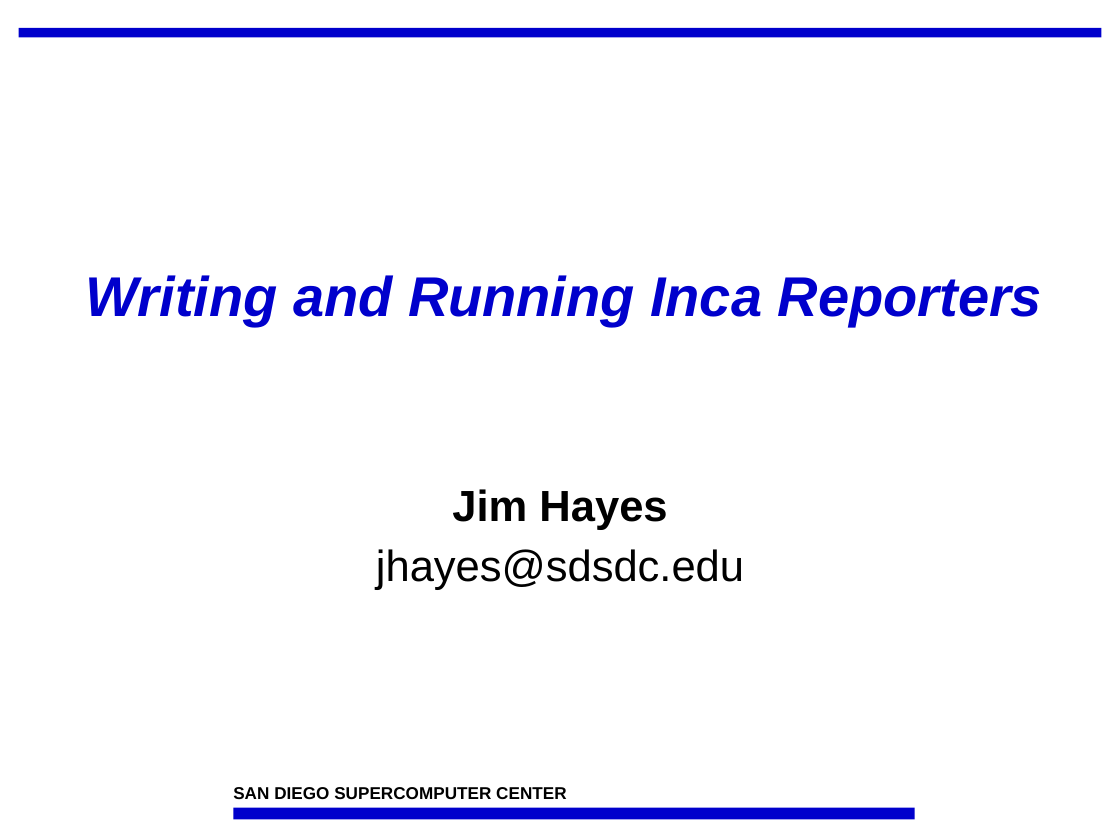
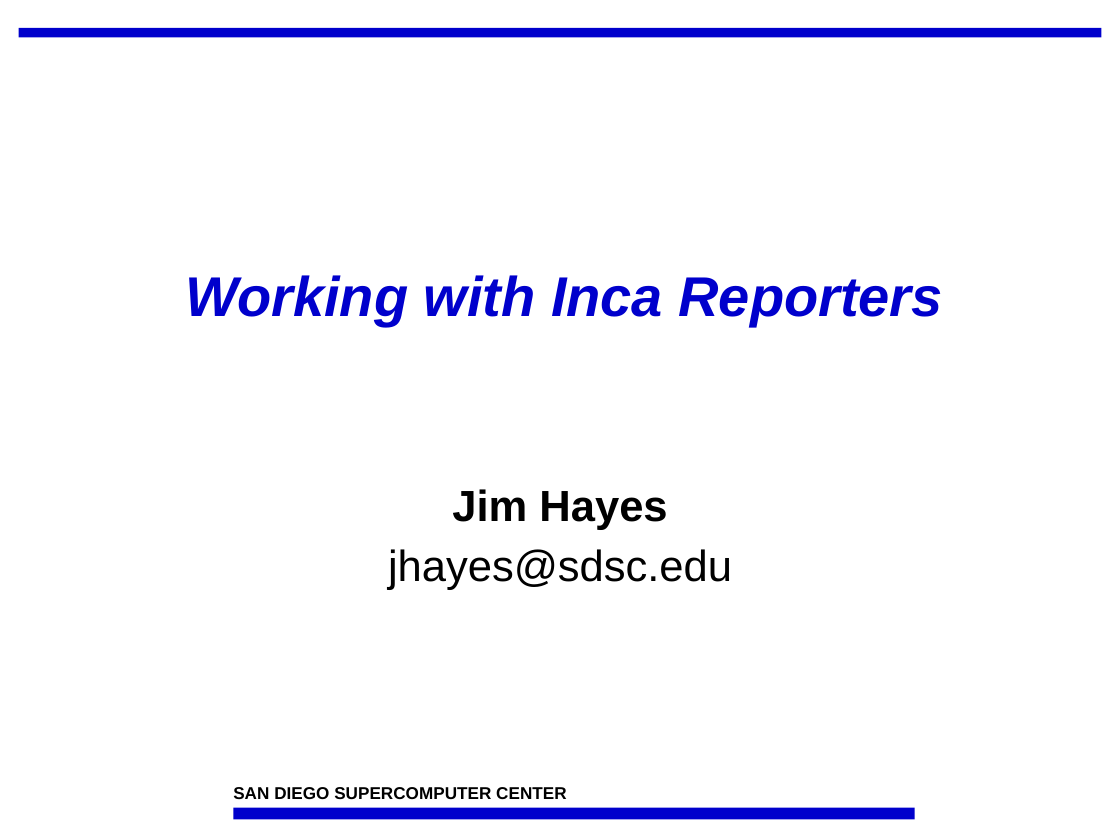
Before and after one commit to IncaProject/inca-xsede, a slide deck: slide 1 of talks/incaReporters.ppt. Drawn at 1120x840 pixels with LibreOffice and Linux fonts; fonts in the diff are those of the drawing; background and template pictures are left out. Boxes give left, top, right and bottom in pixels: in the first picture for what was removed or moved away, otherwise in the second. Text is boxed around its words. In the diff, an @@ line names an element or a change of style, - is before the commit and + after.

```diff
--- a/talks/incaReporters.ppt
+++ b/talks/incaReporters.ppt
@@ title at (186,275,943,326): text changed @@
-Writing and Running Inca Reporters
+Working with Inca Reporters
@@ subtitle at (388,549,732,590): text changed @@
-jhayes@sdsdc.edu
+jhayes@sdsc.edu
```
Also in this commit, not shown: 4 other slides changed, 2 slides added.
